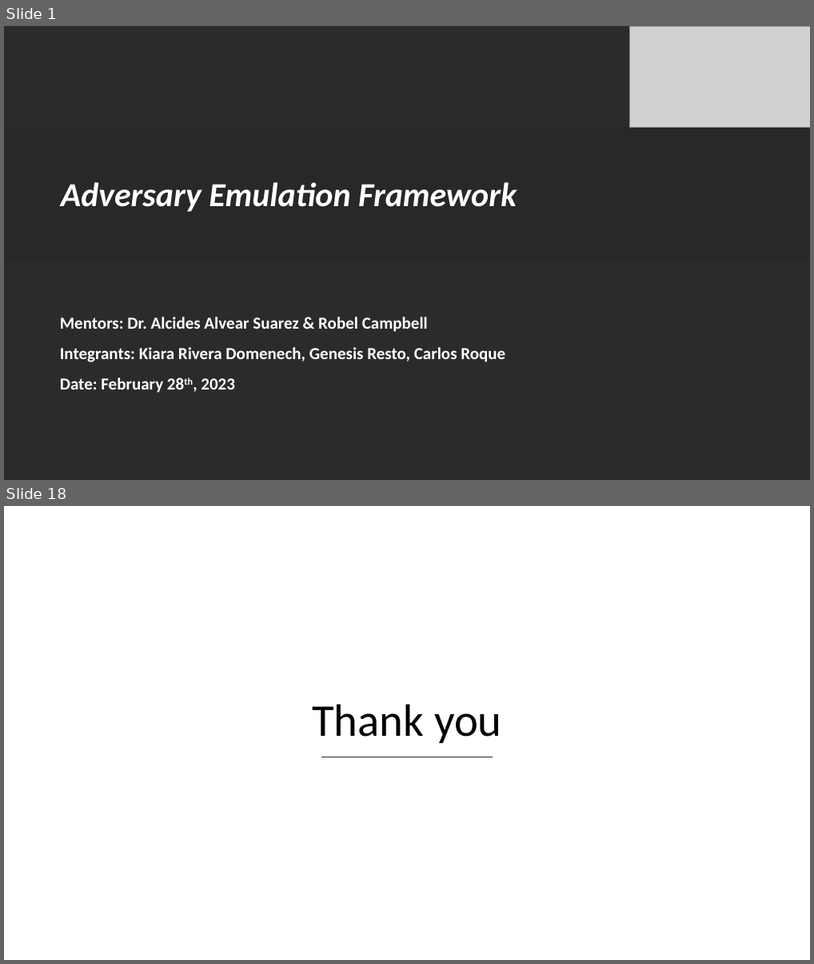
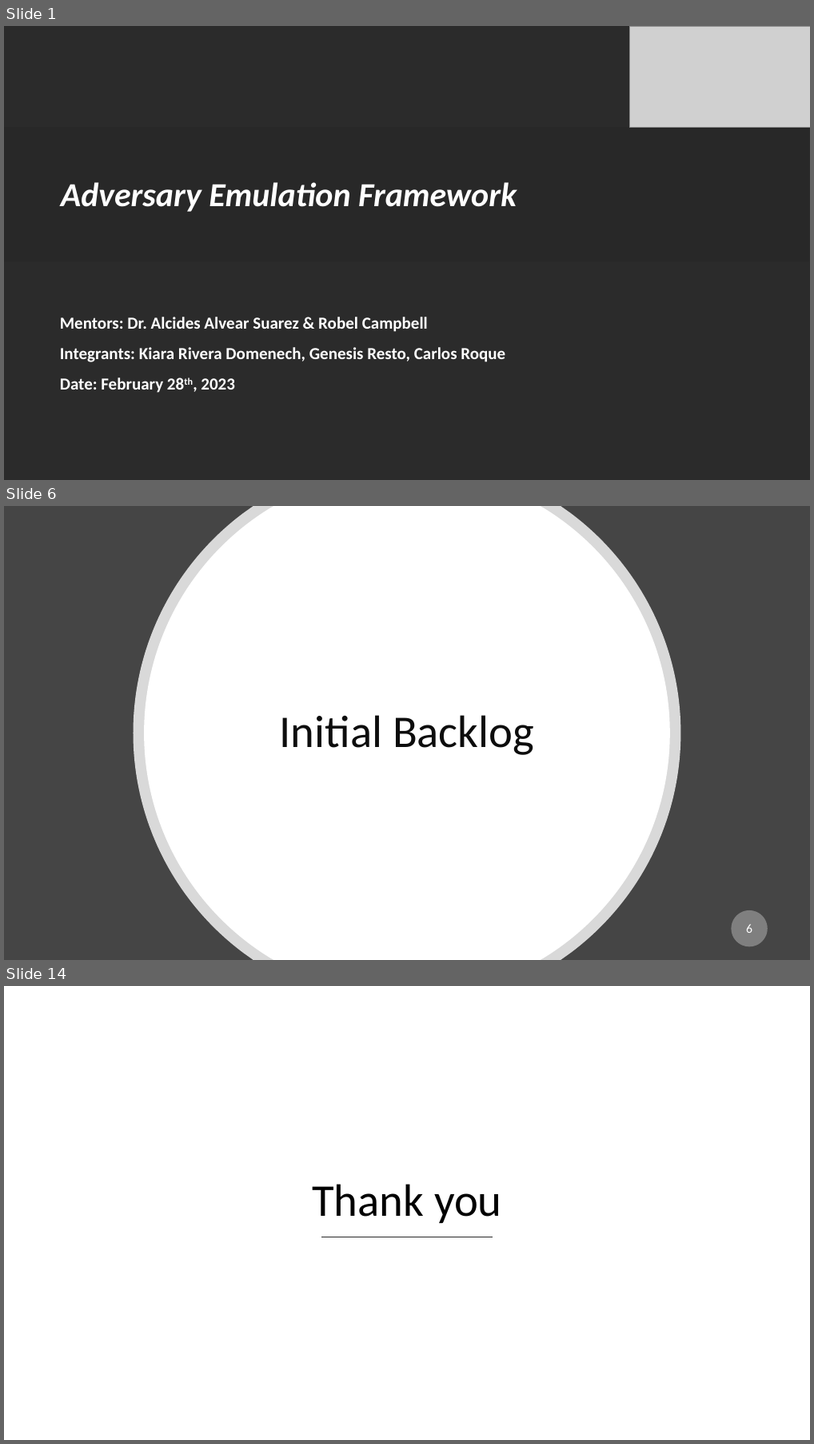
Before and after one commit to racoten/Capstone, a slide deck: Design/Capstone Final Presentation.pptx. Shown one above the other, each under a label of ours: slides 1 and 18 before the commit, slides 1, 6 and 14 after it; the slides between them are not shown. The pictures are 814x964 and 814x1444 pixels, drawn with LibreOffice and Linux fonts; fonts in the diff are those of the drawing; grey boxes stand for pictures; background and template pictures are left out; a plain dark background stands for a picture behind light text. Boxes give left, top, right and bottom in pixels: in the first picture for what was removed or moved away, otherwise in the second. Text is boxed around its words. In the diff, an @@ line names an element or a change of style, - is before the commit and + after.

```diff
--- a/Design/Capstone Final Presentation.pptx
+++ b/Design/Capstone Final Presentation.pptx
@@ slide 6 added at box(4, 506, 810, 960), background #454545 @@
@@ freeform shape added at box(134, 506, 682, 960), fill #FFFFFF at 80% opacity @@
@@ freeform shape added at box(144, 506, 670, 960), fill #FFFFFF @@
@@ title added at box(279, 715, 534, 755), 54 pt, text #0D0D0D @@
+Initial Backlog
@@ page number added at box(732, 910, 768, 947), fill #7F7F7F, 15 pt, text #FFFFFF @@
+6
@@ what was slide 18 is now slide 14 @@
```
Also in this commit, not shown: 5 slides changed, 6 other slides added, 11 slides removed, 7 other files.
